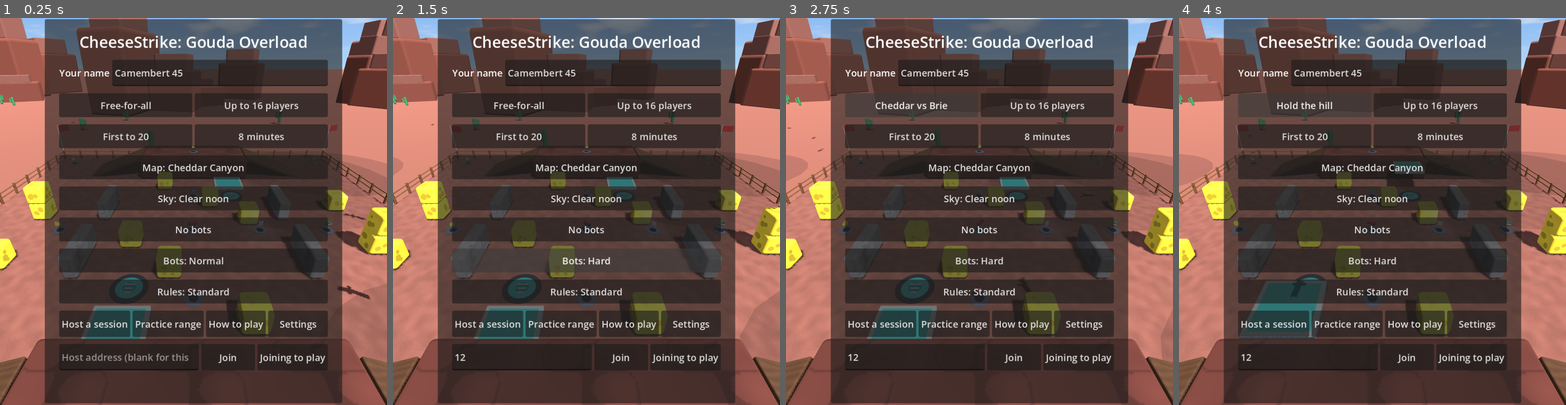
Above: before the commit, frames 1-4 (left to right).
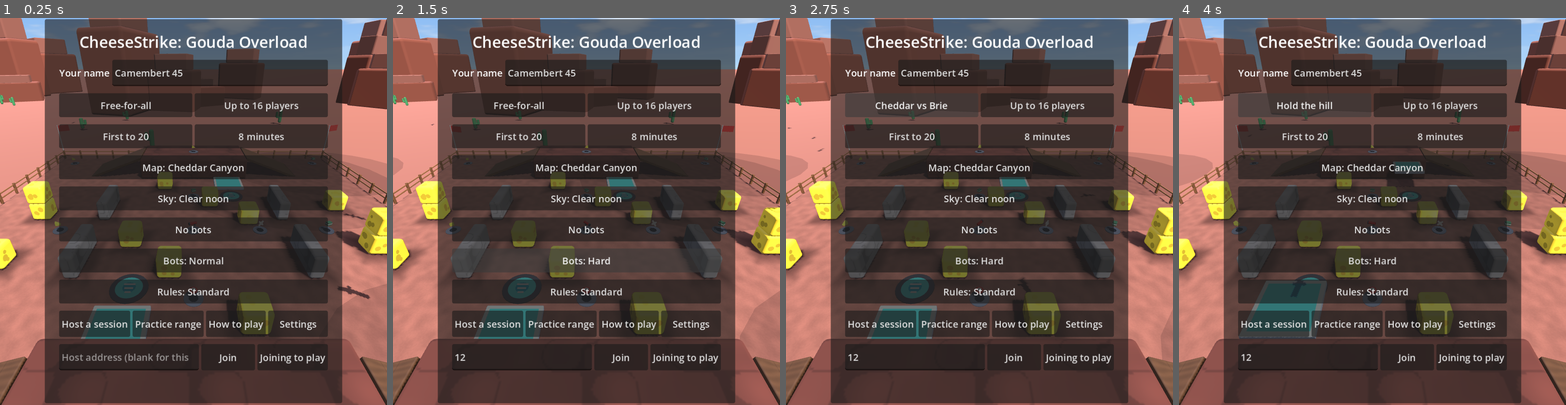
Above: after the commit, the same moments.

Repository: golgirihm/cheesestrike
Game: Godot game, scene res://main.tscn
Two runs of this game, one before a commit and one after it. Both use one fixed random seed, a clock stepped at 60 frames per second and the inputs below.
Inputs (mouse positions are in pixels of both pictures, inside the frame that each line leads up to):
- Up to frame 1 (0.25 s): no input
- Up to frame 2 (1.5 s): click (520, 358) at 0.52 s; type "12" at 0.6 s; click "Bots: Normal" at 1.25 s
- Up to frame 3 (2.75 s): click "Free-for-all" at 2 s
- Up to frame 4 (4 s): click "Cheddar vs Brie" at 2.75 s; click "Capture the wheel" at 3.5 s

The runs differ from the first frame. In frame 1, 0.7% of the frame differs, in the area x 0-100%, y 40-98%; in frame 2, 0.7%; in frame 3, 0.7%; in frame 4, 0.7%.

Commit message:
Light each arena beyond its sun
A cool light from the other side of the sky fills the shade; a soft dark
edge is drawn on the ground round whatever stands on it; and the city,
the market and the grotto have lamps that come on when the sky is dark
(the grotto's always), which Low graphics shows glowing without their
light. The sun still casts the only shadows.

This is not the baked lighting the backlog asked for, which needs the
editor and maps to download; the backlog's known limits say so.

Diff:
--- /dev/null
+++ b/game/test/unit/test_lighting.gd
@@ -0,0 +1,119 @@
+extends GutTest
+## How each arena is lit, beyond its sun.
+
+const WORLD := preload("res://world/world.tscn")
+const LIGHTING := preload("res://world/lighting.gd")
+
+var world: Node3D
+
+
+func after_each() -> void:
+	Settings.set_value("quality", "")
+
+
+func _start(map: String, sky := Atmosphere.NOON) -> void:
+	world = WORLD.instantiate()
+	add_child_autofree(world)
+	world.start(MatchSettings.from_dict({"map": map, "sky": sky}))
+	world.match_.state_changed.emit()
+	await wait_process_frames(1)
+
+
+func test_every_arena_has_its_lighting() -> void:
+	Settings.set_value("quality", GraphicsQuality.HIGH)
+	for id: String in Maps.ORDER + [Maps.RANGE]:
+		await _start(id)
+		var lighting: Node3D = world.lighting
+		assert_not_null(lighting, id)
+		assert_eq(lighting.get_parent(), world.map, id)
+		var counts: Dictionary = lighting.counts()
+		assert_eq(counts.fill, 1, "%s: a light for the shade" % id)
+		assert_eq(counts.lamps, LIGHTING.LAMPS.get(id, []).size(), id)
+		assert_eq(lighting.find_children("*", "CollisionObject3D", true, false).size(), 0, "%s: nothing solid" % id)
+		# The sun is still the only light that casts shadows.
+		var sun: DirectionalLight3D = world.get_node("Sun")
+		for light: Light3D in lighting.find_children("*", "Light3D", true, false):
+			assert_false(light.shadow_enabled, "%s: %s" % [id, light.name])
+		assert_true(sun.shadow_enabled, id)
+		world.free()
+
+
+func test_the_shade_is_filled_with_cool_light_from_the_other_side_of_the_sky() -> void:
+	await _start("box")
+	var sun: DirectionalLight3D = world.get_node("Sun")
+	var fill: DirectionalLight3D = world.lighting.get_node("Fill")
+	var sun_way := -sun.global_basis.z
+	var fill_way := -fill.global_basis.z
+	assert_lt(Vector2(sun_way.x, sun_way.z).dot(Vector2(fill_way.x, fill_way.z)), 0.0, "from the other side")
+	assert_lt(fill_way.y, 0.0, "and from above")
+	assert_gt(fill.light_color.b, fill.light_color.r, "cool")
+	assert_gt(sun.light_color.r, sun.light_color.b, "against a warm sun")
+	assert_lt(fill.light_energy, sun.light_energy * 0.5, "never rivalling it")
+	# It follows the sun round as the sky changes.
+	world.match_.state.settings.sky = Atmosphere.DUSK
+	world._show_sky()
+	var dusk: Vector3 = -(world.get_node("Sun") as Node3D).global_basis.z
+	var after := -fill.global_basis.z
+	assert_lt(Vector2(dusk.x, dusk.z).dot(Vector2(after.x, after.z)), 0.0)
+
+
+func test_what_stands_on_the_ground_darkens_it_and_what_hangs_over_it_does_not() -> void:
+	await _start("dairy")
+	var geometry: Node = world.map.get_node("Geometry")
+	var standing := 0
+	for body: Node3D in geometry.get_children():
+		var shape := body.get_node_or_null("CollisionShape3D") as CollisionShape3D
+		if body.name == "Floor" or String(body.name).begins_with("Wall") or shape == null:
+			continue
+		var size: Vector3 = (shape.shape as BoxShape3D).size
+		if body.position.y - size.y / 2.0 <= 0.3:
+			standing += 1
+	assert_gt(standing, 5)
+	assert_eq(world.lighting.counts().shades, standing, "one for each: not for the roof, the gantry or a block on a block")
+	for shade: MeshInstance3D in world.lighting.find_children("*", "MeshInstance3D", false, false):
+		if shade.mesh is PlaneMesh:
+			assert_between(shade.position.y, 0.0, 0.1, "flat on the ground")
+			assert_false(shade.cast_shadow == GeometryInstance3D.SHADOW_CASTING_SETTING_ON)
+
+
+func test_lamps_come_on_when_the_sky_is_dark() -> void:
+	Settings.set_value("quality", GraphicsQuality.HIGH)
+	await _start("city", Atmosphere.NOON)
+	assert_gt(world.lighting.counts().lamps, 3)
+	assert_eq(world.lighting.counts().lit, 0, "not at noon")
+	assert_eq(world.lighting.counts().glowing, 0)
+	for sky: String in Atmosphere.ORDER:
+		world.match_.state.settings.sky = sky
+		world._show_sky()
+		var dark: bool = LIGHTING.DARK_SKIES.has(sky)
+		assert_eq(world.lighting.counts().lit, world.lighting.counts().lamps if dark else 0, sky)
+	assert_has(LIGHTING.DARK_SKIES, Atmosphere.NIGHT)
+	assert_does_not_have(LIGHTING.DARK_SKIES, Atmosphere.NOON)
+
+
+func test_the_caves_lamps_are_always_lit() -> void:
+	Settings.set_value("quality", GraphicsQuality.HIGH)
+	await _start("cave", Atmosphere.NOON)
+	assert_eq(world.lighting.counts().lit, world.lighting.counts().lamps)
+	assert_gt(world.lighting.counts().lit, 0)
+
+
+func test_on_low_graphics_lamps_glow_but_light_nothing() -> void:
+	Settings.set_value("quality", GraphicsQuality.LOW)
+	await _start("city", Atmosphere.NIGHT)
+	assert_eq(world.lighting.counts().lit, 0)
+	assert_eq(world.lighting.counts().glowing, world.lighting.counts().lamps, "still seen to be on")
+
+
+func test_no_lamp_stands_where_a_player_starts_or_inside_anything() -> void:
+	await _start("box")
+	for id: String in LIGHTING.LAMPS:
+		world.load_map(id)
+		await wait_physics_frames(2)
+		var space := world.get_world_3d().direct_space_state
+		for at: Vector3 in LIGHTING.LAMPS[id]:
+			for spot: Vector3 in world.spawn_positions():
+				assert_gt(Vector2(spot.x - at.x, spot.z - at.z).length(), BodyShape.RADIUS + 0.3, "%s: a lamp at %s is on a starting spot" % [id, at])
+			var hit := space.intersect_ray(PhysicsRayQueryParameters3D.create(at + Vector3.UP * 30.0, at + Vector3.UP * 0.5, 1))
+			assert_true(hit.is_empty(), "%s: the lamp at %s is inside or under something" % [id, at])
+			assert_lt(LIGHTING.LAMPS[id].size(), 8, "%s: few enough for every surface to be lit by them all" % id)
--- /dev/null
+++ b/game/world/lighting.gd
@@ -0,0 +1,143 @@
+extends Node3D
+## How an arena is lit, beyond its sun: a cool light from the other side of
+## the sky that fills the shade, so that shade is never flat grey; a soft
+## dark edge on the ground round the foot of each solid thing, as if the
+## light had been worked out in advance; and lamps, in the arenas that have
+## them, which come on when the sky is dark.
+##
+## The sun, which casts the real shadows, is the world's, and is set by the
+## Atmosphere. The world adds this as a child of the arena.
+##
+## This is not baked lighting: nothing is worked out ahead of time and
+## stored. It is the same few cheap things on every machine.
+
+## The cool of shade, and how strong beside the sun.
+const FILL := Color(0.62, 0.74, 1.0)
+const FILL_ENERGY := 0.28
+const LAMP := Color(1.0, 0.82, 0.55)
+const LAMP_ENERGY := 2.6
+const LAMP_RANGE := 18.0
+const LAMP_HEIGHT := 7.5
+## Where each arena's lamps stand, by its id; most have none.
+const LAMPS := {
+	"city": [Vector3(-12.5, 0, -12.5), Vector3(12.5, 0, -12.5), Vector3(-12.5, 0, 12.5), Vector3(12.5, 0, 12.5), Vector3(0, 0, -30), Vector3(0, 0, 30)],
+	"market": [Vector3(-9, 0, -4), Vector3(9, 0, 4), Vector3(-4, 0, 9), Vector3(13, 0, -13), Vector3(-14, 0, 14)],
+	"cave": [Vector3(0, 0, -9), Vector3(0, 0, 10), Vector3(-17, 0, -9), Vector3(17, 0, 13), Vector3(-9, 0, 4), Vector3(9, 0, -4)],
+}
+## The arenas whose lamps are always lit, whatever the sky.
+const ALWAYS_LIT := ["cave"]
+## The skies under which lamps come on.
+const DARK_SKIES := [Atmosphere.DUSK, Atmosphere.NIGHT, Atmosphere.RAIN, Atmosphere.DUST]
+
+var _fill: DirectionalLight3D
+var _lamps: Array[Dictionary] = []
+var _shades := 0
+var _always := false
+static var _shade_texture: ImageTexture
+
+
+## Builds the lighting of arena `id`, whose solid pieces are under
+## `geometry`.
+func build(id: String, geometry: Node) -> void:
+	name = "Lighting"
+	_always = ALWAYS_LIT.has(id)
+	_fill = DirectionalLight3D.new()
+	_fill.name = "Fill"
+	_fill.light_color = FILL
+	_fill.light_energy = FILL_ENERGY
+	_fill.shadow_enabled = false
+	add_child(_fill)
+	for body: Node in geometry.get_children():
+		var shape := body.get_node_or_null("CollisionShape3D") as CollisionShape3D
+		if shape == null or not shape.shape is BoxShape3D or String(body.name).begins_with("Wall") or body.name == "Floor":
+			continue
+		var size: Vector3 = (shape.shape as BoxShape3D).size
+		var at: Vector3 = (body as Node3D).position
+		# Only what stands on the ground darkens it.
+		if at.y - size.y / 2.0 > 0.3 or absf((body as Node3D).rotation.x) > 0.01 or absf((body as Node3D).rotation.z) > 0.01:
+			continue
+		add_child(_contact_shade(Vector3(at.x, 0.03, at.z), Vector2(size.x, size.z)))
+		_shades += 1
+	for at: Vector3 in LAMPS.get(id, []):
+		_lamps.append(_lamp(at))
+
+
+## Sets the lighting for the sky `sky` (see Atmosphere), whose sun shines
+## along `sun_way`. With `lights` off, as on low graphics, the lamps glow
+## but light nothing.
+func show_for(sky: String, sun_way: Vector3, lights := true) -> void:
+	# From the other side of the sky, and higher, so it reaches into shade.
+	var from := Vector3(-sun_way.x, -0.6, -sun_way.z).normalized()
+	_fill.look_at_from_position(Vector3.ZERO, from, Vector3.UP if absf(from.y) < 0.99 else Vector3.RIGHT)
+	var lit := _always or DARK_SKIES.has(sky)
+	for lamp: Dictionary in _lamps:
+		(lamp.light as OmniLight3D).visible = lit and lights
+		(lamp.glow as StandardMaterial3D).emission_energy_multiplier = 2.2 if lit else 0.0
+		(lamp.glow as StandardMaterial3D).albedo_color = LAMP if lit else Color(0.82, 0.82, 0.8)
+
+
+## What the arena's lighting comes to, for tests: {"fill", "shades", "lamps",
+## "lit": how many lamps are lighting anything, "glowing": how many are on}.
+func counts() -> Dictionary:
+	return {"fill": 1 if _fill != null else 0, "shades": _shades, "lamps": _lamps.size(),
+		"lit": _lamps.filter(func(lamp: Dictionary) -> bool: return lamp.light.visible).size(),
+		"glowing": _lamps.filter(func(lamp: Dictionary) -> bool: return lamp.glow.emission_energy_multiplier > 0.0).size()}
+
+
+# A soft dark edge on the ground round something `footprint` across.
+func _contact_shade(at: Vector3, footprint: Vector2) -> MeshInstance3D:
+	var reach := 1.6
+	var plane := PlaneMesh.new()
+	plane.size = footprint + Vector2.ONE * reach * 2.0
+	var dark := StandardMaterial3D.new()
+	dark.albedo_color = Color(0, 0, 0.04, 0.34)
+	dark.albedo_texture = _shade()
+	dark.transparency = BaseMaterial3D.TRANSPARENCY_ALPHA
+	dark.shading_mode = BaseMaterial3D.SHADING_MODE_UNSHADED
+	plane.material = dark
+	var shade := MeshInstance3D.new()
+	shade.mesh = plane
+	shade.position = at
+	shade.cast_shadow = GeometryInstance3D.SHADOW_CASTING_SETTING_OFF
+	return shade
+
+
+# A picture that is dark in the middle and fades to nothing at its edge.
+static func _shade() -> ImageTexture:
+	if _shade_texture == null:
+		var image := Image.create(32, 32, false, Image.FORMAT_LA8)
+		for y in 32:
+			for x in 32:
+				var out := maxf(absf(x - 15.5), absf(y - 15.5)) / 15.5
+				image.set_pixel(x, y, Color(1, 1, 1, 1.0 - smoothstep(0.45, 1.0, out)))
+		_shade_texture = ImageTexture.create_from_image(image)
+	return _shade_texture
+
+
+# A lamp on a post: {"light", "glow"}.
+func _lamp(at: Vector3) -> Dictionary:
+	var post := Node3D.new()
+	post.position = at
+	add_child(post)
+	var iron := StandardMaterial3D.new()
+	iron.albedo_color = Color(0.16, 0.17, 0.2)
+	post.add_child(Rounded.instance(Rounded.cylinder(0.14, LAMP_HEIGHT, 0.05, 8), iron, Vector3(0, LAMP_HEIGHT / 2.0, 0)))
+	var glow := StandardMaterial3D.new()
+	glow.emission_enabled = true
+	glow.emission = LAMP
+	var bulb := SphereMesh.new()
+	bulb.radius = 0.5
+	bulb.height = 1.0
+	bulb.radial_segments = 12
+	bulb.rings = 6
+	var head := Rounded.instance(bulb, glow, Vector3(0, LAMP_HEIGHT + 0.3, 0))
+	head.cast_shadow = GeometryInstance3D.SHADOW_CASTING_SETTING_OFF
+	post.add_child(head)
+	var light := OmniLight3D.new()
+	light.light_color = LAMP
+	light.light_energy = LAMP_ENERGY
+	light.omni_range = LAMP_RANGE
+	light.shadow_enabled = false
+	light.position = Vector3(0, LAMP_HEIGHT, 0)
+	post.add_child(light)
+	return {"light": light, "glow": glow}
--- a/game/world/world.gd
+++ b/game/world/world.gd
@@ -23,6 +23,7 @@
 var replay_view: Node3D
 var atmosphere: Atmosphere
 var ambient_life: Node3D
+var lighting: Node3D
 
 ## The loaded arena, and which of the Maps it is.
 var map: Node3D
@@ -115,6 +116,11 @@
 		menu_camera.make_current()
 	_build_pickups()
 	_build_life()
+	lighting = preload("res://world/lighting.gd").new()
+	map.add_child(lighting)
+	lighting.build(map_id, map.get_node("Geometry"))
+	if atmosphere != null:
+		_show_sky()
 
 
 ## Begins the session. `settings` are the host's choice, and only used there.
@@ -210,6 +216,8 @@
 func _show_sky() -> void:
 	var extras := GraphicsQuality.level(Settings.get_value("quality")) != GraphicsQuality.LOW
 	atmosphere.show_look(match_.state.settings.sky if match_.has_state() else Atmosphere.NOON, extras)
+	if lighting != null:
+		lighting.show_for(atmosphere.showing, -$Sun.global_basis.z, extras)
 	# Clouds throw shadows only where there is a sun to throw them.
 	if ambient_life != null:
 		ambient_life.show_cloud_shadows([Atmosphere.NOON, Atmosphere.DAWN, Atmosphere.DUSK].has(atmosphere.showing))
Not shown, added: game/test/unit/test_lighting.gd.uid
Not shown, added: game/world/lighting.gd.uid
Not shown, changed: docs/backlog.md
Not shown, changed: docs/manual-tests.md
